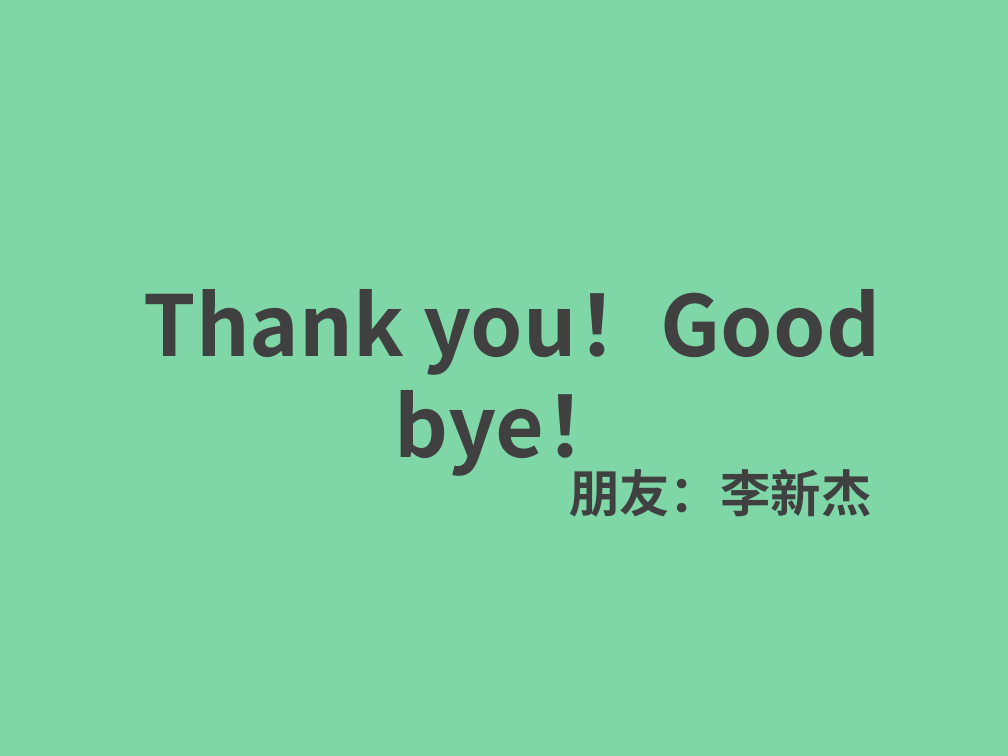
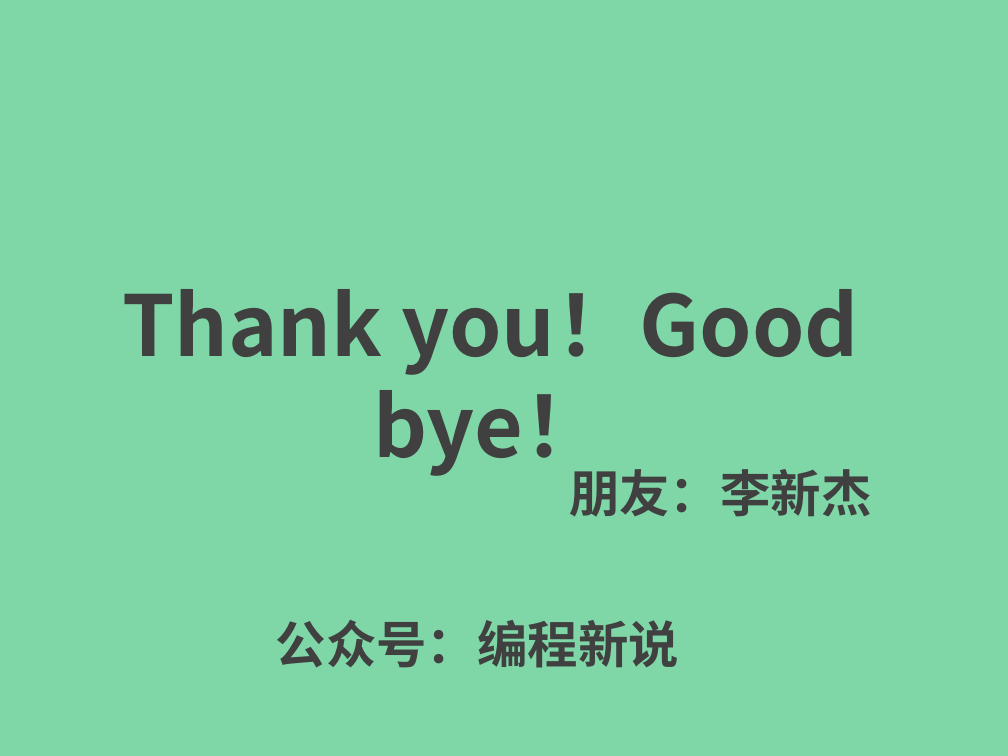
Before and after one commit to endofprogram/eop-ssei, a slide deck: slide 11 of ppt/spring-security-easy-in-03.pptx (slide 12 before the commit). Drawn at 1008x756 pixels with LibreOffice and Linux fonts; fonts in the diff are those of the drawing. Boxes give left, top, right and bottom in pixels: in the first picture for what was removed or moved away, otherwise in the second. Text is boxed around its words. In the diff, an @@ line names an element or a change of style, - is before the commit and + after.

```diff
--- a/ppt/spring-security-easy-in-03.pptx
+++ b/ppt/spring-security-easy-in-03.pptx
@@ text "Thank you！Good bye！": place and size @@
-text "Thank you！Good bye！" at [144,289,880,478]
+text "Thank you！Good bye！" at [122,289,859,478]
@@ text added at [276,620,679,668], 36 pt, text #404040, bold @@
+公众号：编程新说
```
Also in this commit, not shown: 7 other slides changed, 1 slide removed, 2 other files.
